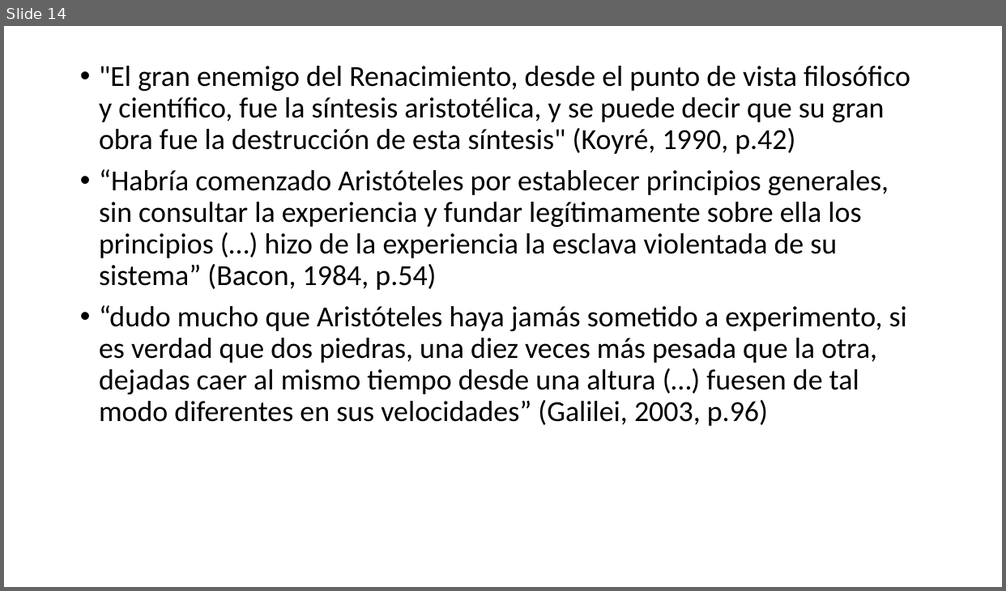
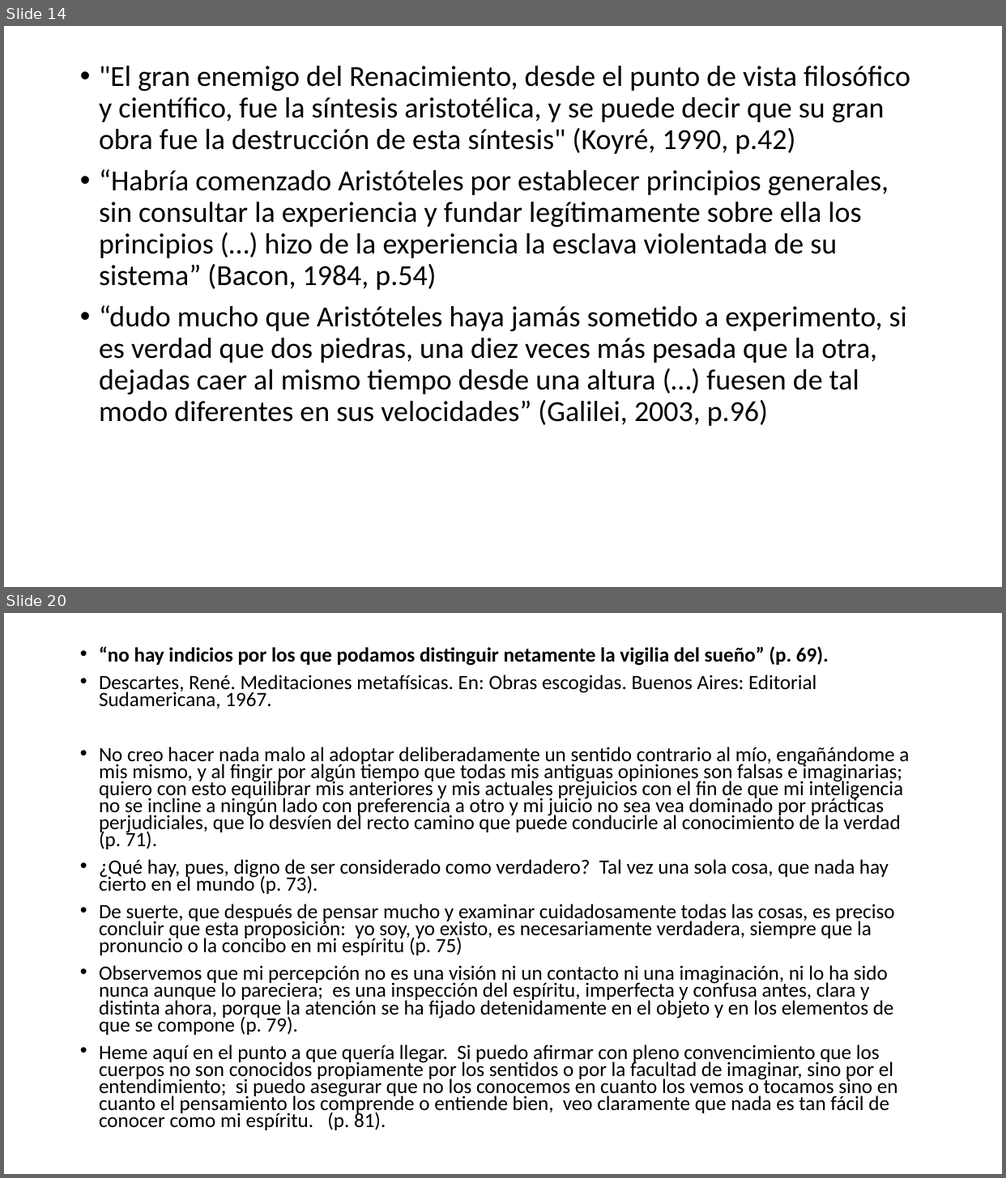
Before and after one commit to zaboltar/zaboltar.github.io, a slide deck: assets uarm/2024 1/moderna/compendio controles 1.pptx. Shown one above the other, each under a label of ours: slide 14 before the commit, slides 14 and 20 after it; the slides between them are not shown. The pictures are 1006x591 and 1006x1178 pixels, drawn with LibreOffice and Linux fonts; fonts in the diff are those of the drawing. Boxes give left, top, right and bottom in pixels: in the first picture for what was removed or moved away, otherwise in the second. Text is boxed around its words. In the diff, an @@ line names an element or a change of style, - is before the commit and + after.

```diff
--- a/assets uarm/2024 1/moderna/compendio controles 1.pptx
+++ b/assets uarm/2024 1/moderna/compendio controles 1.pptx
@@ slide 20 added at (4, 613, 1002, 1174), background #FFFFFF @@
@@ text added at (99, 646, 909, 1131), 19.6 pt, text #000000 @@
+• “no hay indicios por los que podamos distinguir netamente la vigilia del sueño” (p. 69).
+• Descartes, René. Meditaciones metafísicas. En: Obras escogidas. Buenos Aires: Editorial Sudamericana, 1967.
+• No creo hacer nada malo al adoptar deliberadamente un sentido contrario al mío, engañándome a mis mismo, y al fingir por algún tiempo que todas mis antiguas opiniones son falsas e imaginarias; quiero con esto equilibrar mis anteriores y mis actuales prejuicios con el fin de que mi inteligencia no se incline a ningún lado con preferencia a otro y mi juicio no sea vea dominado por prácticas perjudiciales, que lo desvíen del recto camino que puede conducirle al conocimiento de la verdad (p. 71).
+• ¿Qué hay, pues, digno de ser considerado como verdadero? Tal vez una sola cosa, que nada hay cierto en el mundo (p. 73).
+• De suerte, que después de pensar mucho y examinar cuidadosamente todas las cosas, es preciso concluir que esta proposición: yo soy, yo existo, es necesariamente verdadera, siempre que la pronuncio o la concibo en mi espíritu (p. 75)
+• Observemos que mi percepción no es una visión ni un contacto ni una imaginación, ni lo ha sido nunca aunque lo pareciera; es una inspección del espíritu, imperfecta y confusa antes, clara y distinta ahora, porque la atención se ha fijado detenidamente en el objeto y en los elementos de que se compone (p. 79).
+• Heme aquí en el punto a que quería llegar. Si puedo afirmar con pleno convencimiento que los cuerpos no son conocidos propiamente por los sentidos o por la facultad de imaginar, sino por el entendimiento; si puedo asegurar que no los conocemos en cuanto los vemos o tocamos sino en cuanto el pensamiento los comprende o entiende bien, veo claramente que nada es tan fácil de conocer como mi espíritu. (p. 81).
```
Also in this commit, not shown: 6 other slides added, 3 other files.
